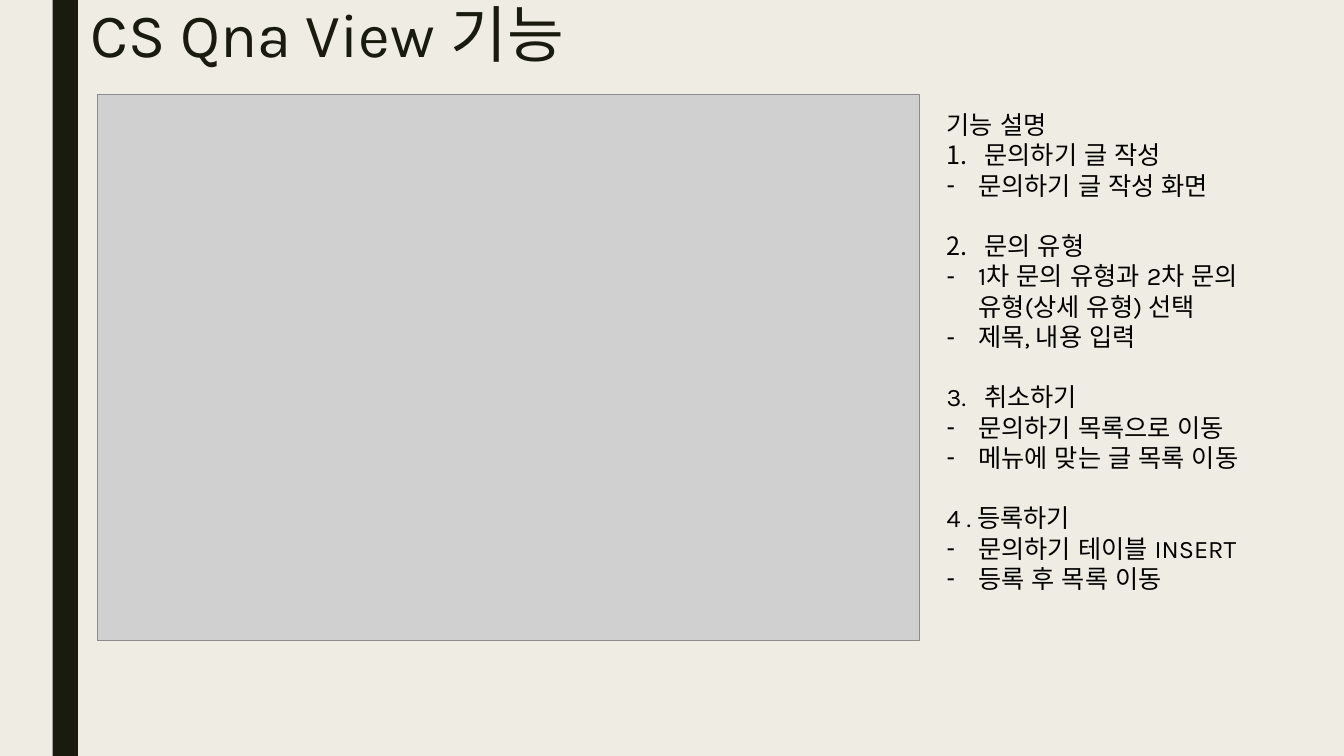
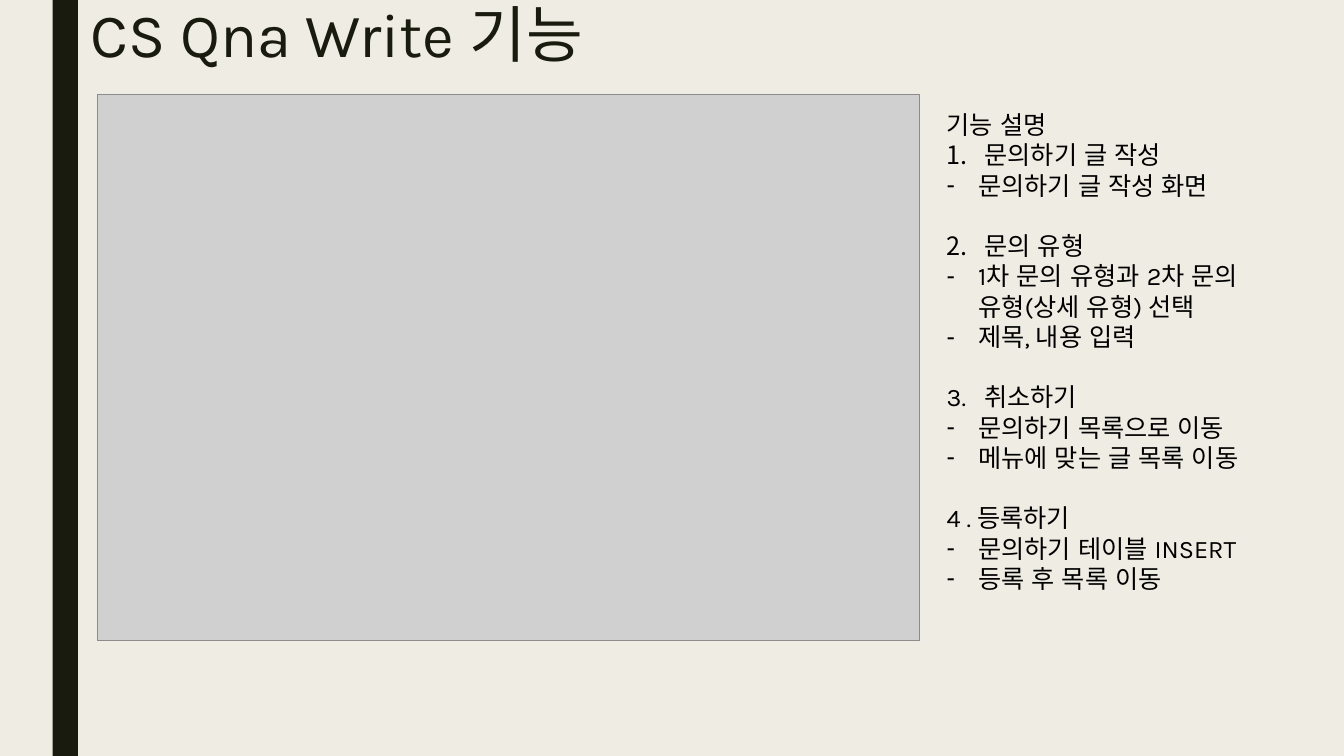
Before and after one commit to yndgow/Kmarket1, a slide deck: slide 9 of 보고서/발표보고서 홍민준.pptx. Drawn at 1344x756 pixels with LibreOffice and Linux fonts; fonts in the diff are those of the drawing; grey boxes stand for pictures. Boxes give left, top, right and bottom in pixels: in the first picture for what was removed or moved away, otherwise in the second. Text is boxed around its words. In the diff, an @@ line names an element or a change of style, - is before the commit and + after.

Commit message:
2022/12/28 ppt view, class 수정

```diff
--- a/보고서/발표보고서 홍민준.pptx
+++ b/보고서/발표보고서 홍민준.pptx
@@ title at [91,6,583,68]: text changed @@
-CS Qna View 기능
+CS Qna Write 기능
```
